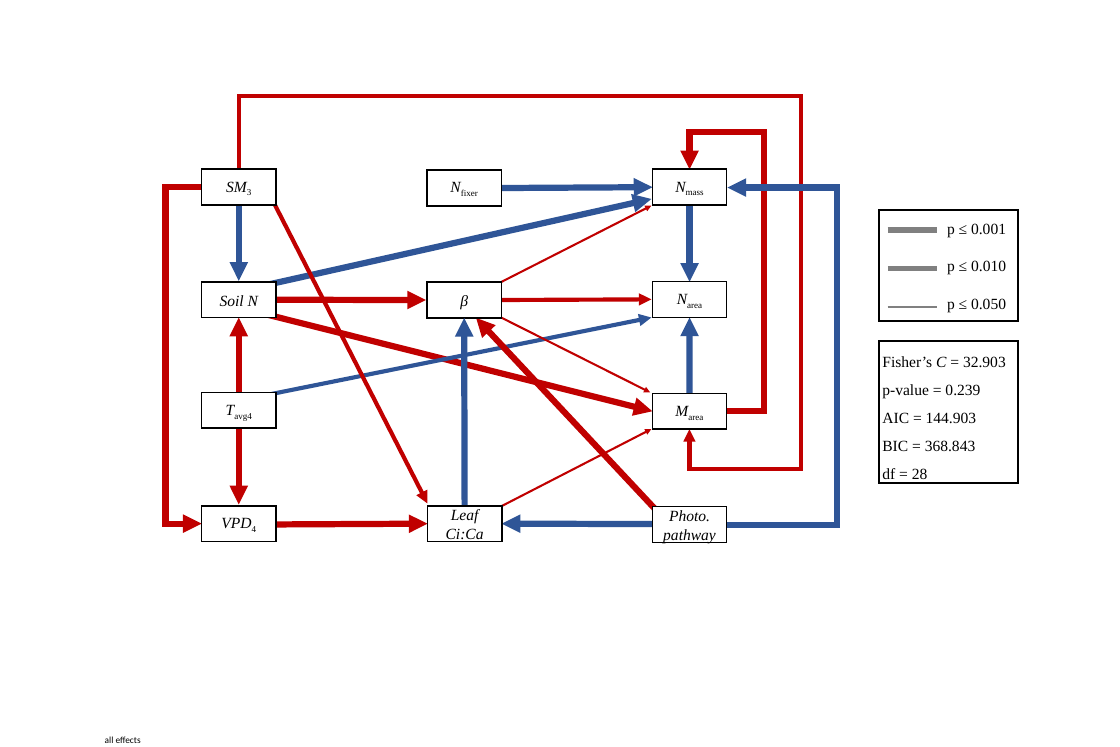
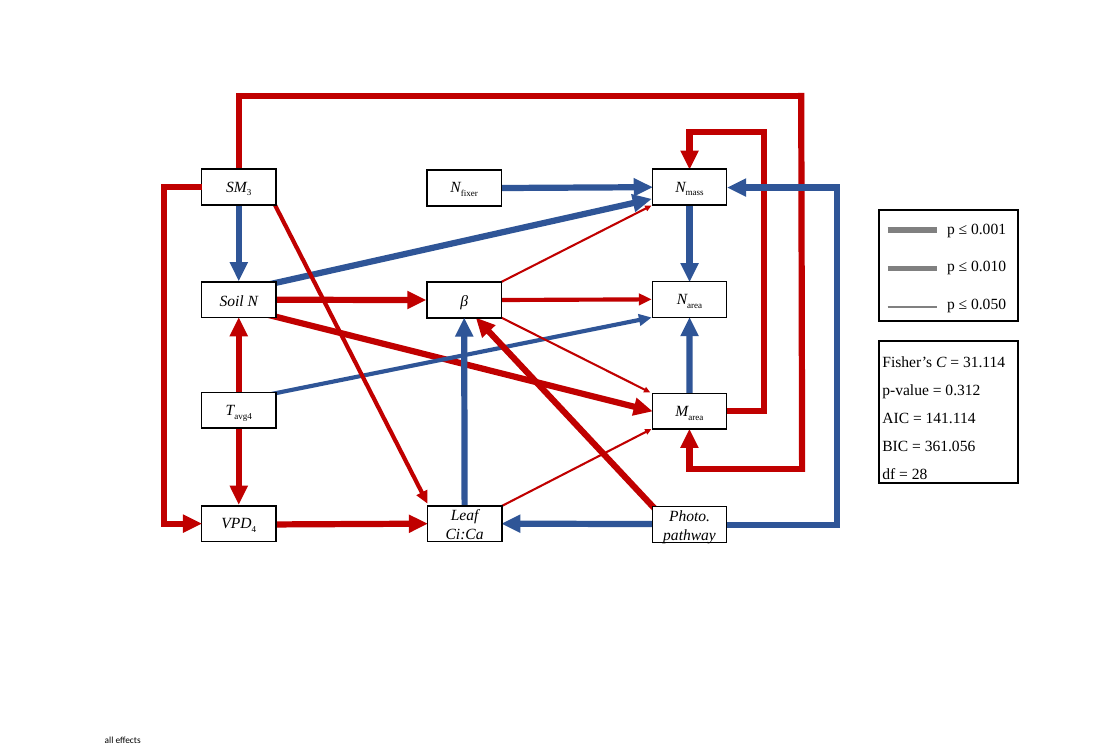
Before and after one commit to eaperkowski/TX_ecolab_leafNitrogen, a slide deck: slide 2 of working_drafts/figs/TXeco_SEM_ppt_fig.pptx. Drawn at 1120x747 pixels with LibreOffice and Linux fonts; fonts in the diff are those of the drawing. Boxes give left, top, right and bottom in pixels: in the first picture for what was removed or moved away, otherwise in the second. Text is boxed around its words. In the diff, an @@ line names an element or a change of style, - is before the commit and + after.

```diff
--- a/working_drafts/figs/TXeco_SEM_ppt_fig.pptx
+++ b/working_drafts/figs/TXeco_SEM_ppt_fig.pptx
@@ elbow line (239, 169) - (801, 96): stroke #C00000 8 pt to #C00000 12 pt @@
@@ line (801, 93) - (802, 472): stroke #C00000 8 pt to #C00000 12 pt @@
@@ elbow arrow (202, 187) - (202, 523): route changed @@
@@ text in rectangle at [882,356,1005,451]: text changed @@
-Fisher’s C = 32.903
-p-value = 0.239
-AIC = 144.903
-BIC = 368.843
+Fisher’s C = 31.114
+p-value = 0.312
+AIC = 141.114
+BIC = 361.056
@@ elbow arrow (801, 469) - (690, 429): stroke #C00000 8 pt to #C00000 12 pt @@
```
Also in this commit, not shown: 4 other files.
